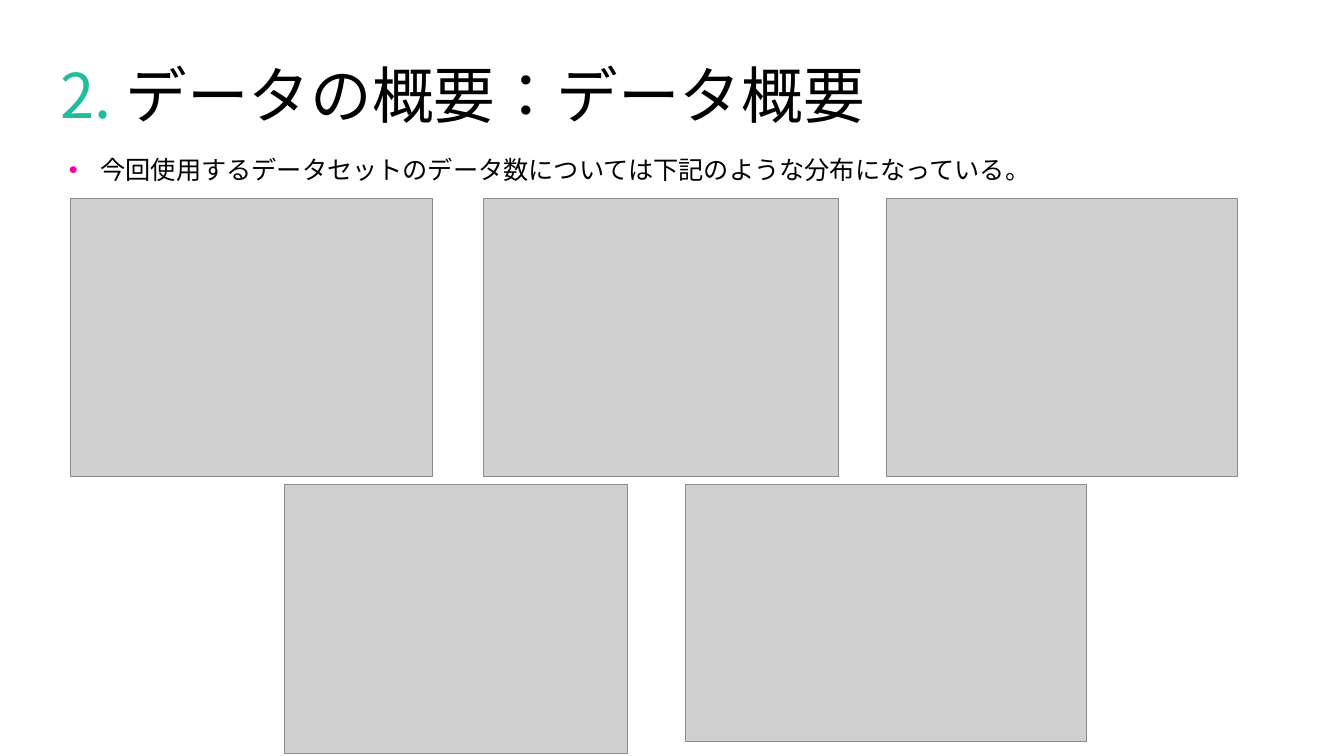
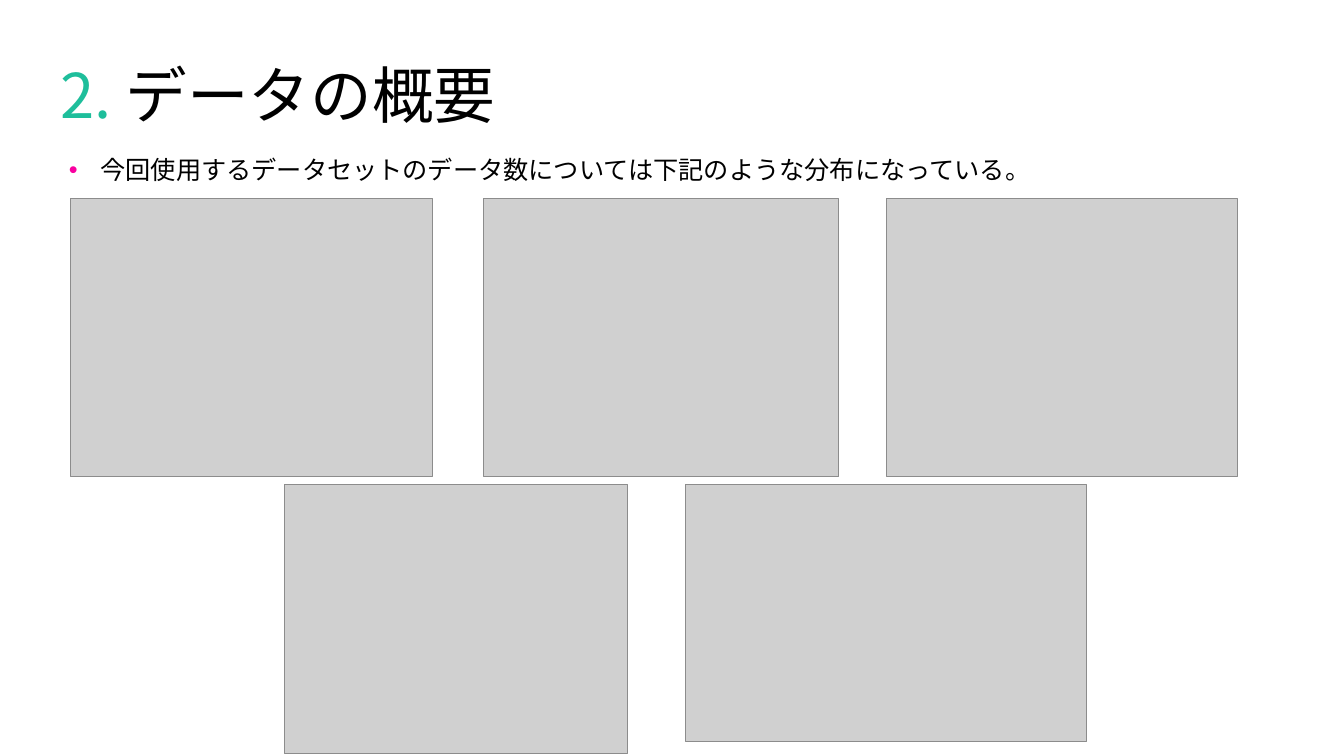
Before and after one commit to tsyu12345/Class_DataScienceEX, a slide deck: slide 5 of 最終課題用/report-23vr008n.pptx. Drawn at 1344x756 pixels with LibreOffice and Linux fonts; fonts in the diff are those of the drawing; grey boxes stand for pictures. Boxes give left, top, right and bottom in pixels: in the first picture for what was removed or moved away, otherwise in the second. Text is boxed around its words. In the diff, an @@ line names an element or a change of style, - is before the commit and + after.

```diff
--- a/最終課題用/report-23vr008n.pptx
+++ b/最終課題用/report-23vr008n.pptx
@@ title at [60, 65, 496, 123]: text changed @@
-2. データの概要：データ概要
+2. データの概要
```
Also in this commit, not shown: 1 other slide changed, 5 slides added, 11 other files.
